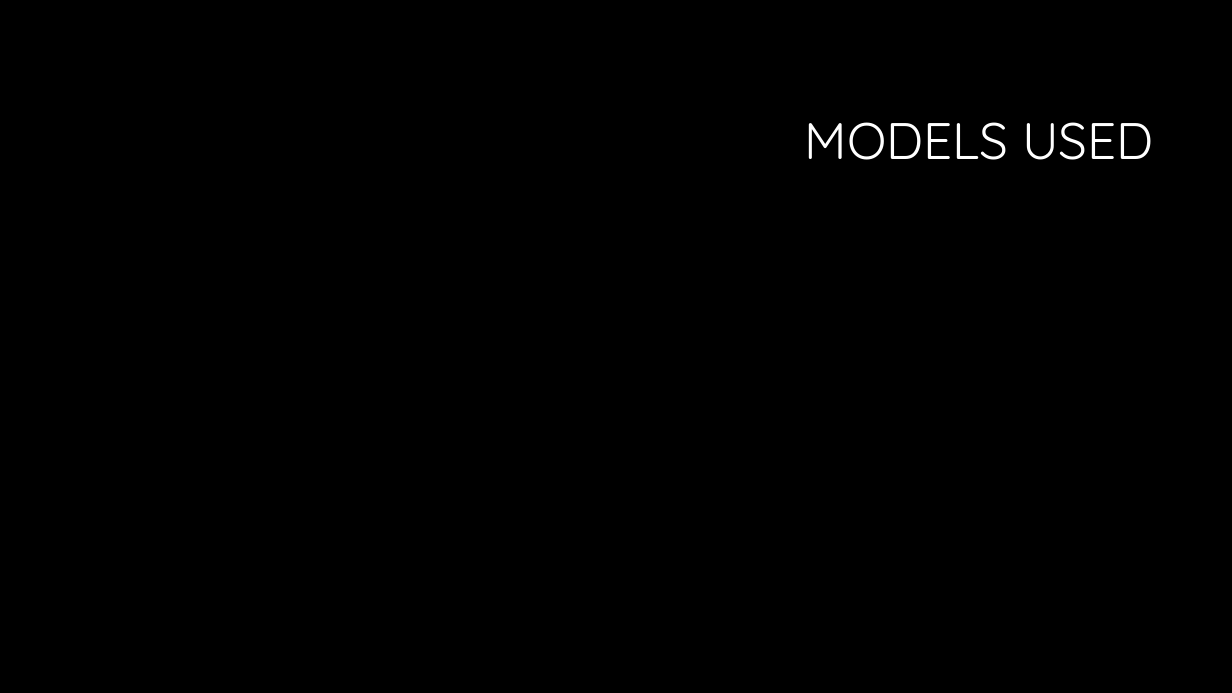
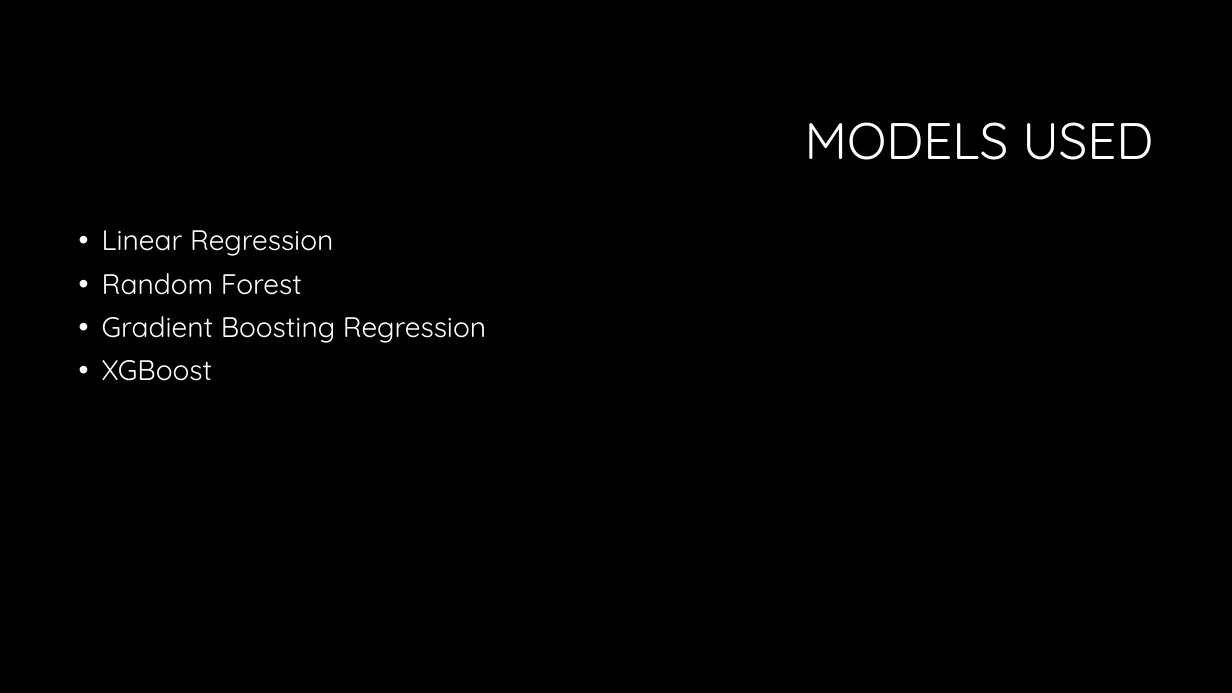
Before and after one commit to gregmb/FightingMongoosesML, a slide deck: slide 7 of MLPresentationFightingMongooses.pptx. Drawn at 1232x693 pixels with LibreOffice and Linux fonts; fonts in the diff are those of the drawing; background and template pictures are left out. Boxes give left, top, right and bottom in pixels: in the first picture for what was removed or moved away, otherwise in the second. Text is boxed around its words. In the diff, an @@ line names an element or a change of style, - is before the commit and + after.

Commit message:
updated presentation

```diff
--- a/MLPresentationFightingMongooses.pptx
+++ b/MLPresentationFightingMongooses.pptx
@@ text added at bbox=[102, 230, 486, 381], 22 pt, text #FFFFFF @@
+• Linear Regression
+• Random Forest
+• Gradient Boosting Regression
+• XGBoost
```
